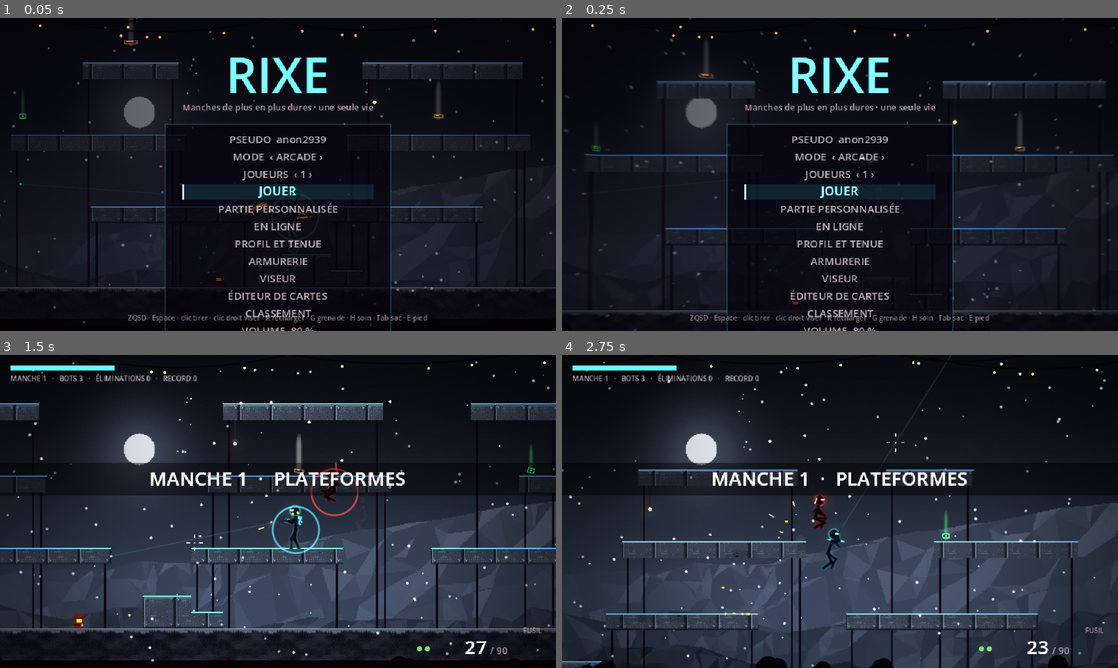
Above: before the commit, frames 1-4 (two rows, left to right).
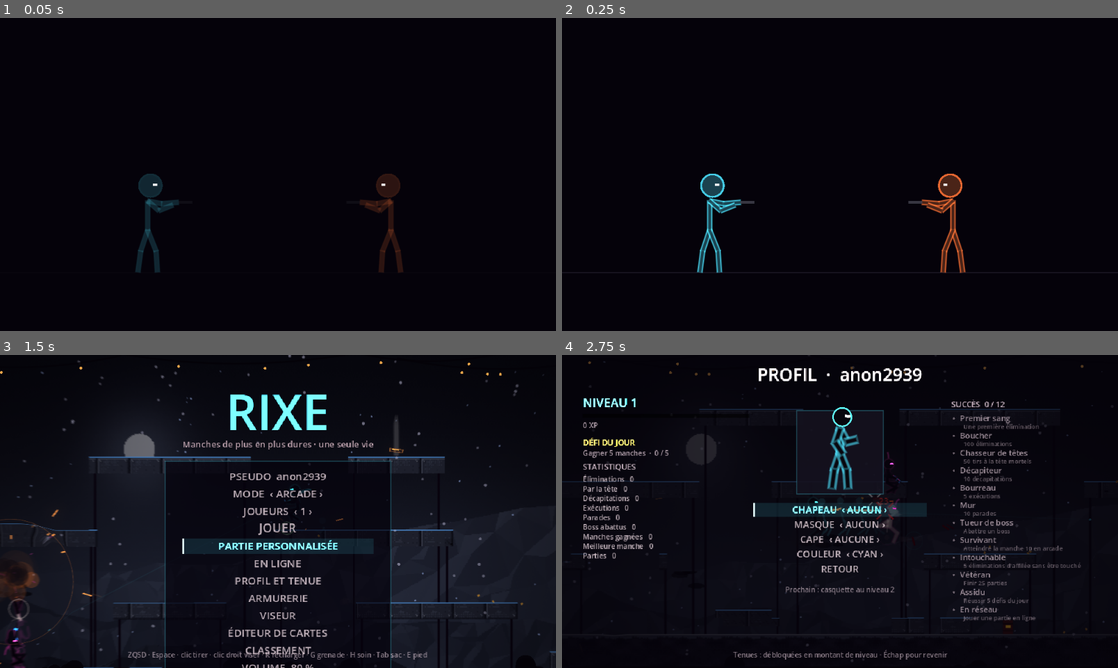
Above: after the commit, the same moments.

Repository: Chrlstopher-c/rixe
Game: Godot game, scene res://game/main.tscn
The game is run twice, just before and just after one commit, with the same random seed, the same clock (stepped at 60 frames per second) and the same inputs.
Inputs (mouse positions are in pixels of both pictures, inside the frame that each line leads up to):
- Up to frame 1 (0.05 s): no input
- Up to frame 2 (0.25 s): no input
- Up to frame 3 (1.5 s): tap Enter at 0.5 s; move the mouse to (400, 495) at 0.52 s; hold D (right) 0.53-1.25 s; tap Space at 0.6 s; click (400, 495) at 0.67 s; tap W (jump) at 0.77 s; drag from (166, 527) to (250, 574) at 1.27 s
- Up to frame 4 (2.75 s): move the mouse to (895, 442) at 2.02 s; hold D (right) from 2.03 s (still down); tap Mouse wheel up (cycle) at 2.1 s; click (895, 442) at 2.17 s; tap Space at 2.3 s

The runs differ from the first frame. In frame 1, 26% of the frame differs, in the area x 0-100%, y 0-100%; in frame 2, 28%; in frame 3, 48%; in frame 4, 60%.

Commit message:
Intro animée au lancement à la place du logo Godot
Co-Authored-By: Claude Opus 5.5 (1M context) <noreply@anthropic.com>
Claude-Session: https://claude.ai/code/session_019E4BjX7ceCbkbFqNjaL8nD

Diff:
--- a/game/main.gd
+++ b/game/main.gd
@@ -66,6 +66,8 @@
 	if attract:
 		_hud.visible = false
 		_menu.show_title()
+		if Settings.persist:
+			add_child(Intro.new())
 	_start_round()
 
 
--- /dev/null
+++ b/hud/intro.gd
@@ -0,0 +1,219 @@
+class_name Intro
+extends CanvasLayer
+## Intro au lancement (à la place du logo Godot) : un tireur abat un stickman d'une balle dans la tête, puis le titre
+## RIXE s'abat lettre par lettre et saigne ; fondu vers l'écran titre. Une touche ou un clic la passe.
+
+signal finished
+
+const BG := Color(0.02, 0.01, 0.04)
+const SHOT := 0.55
+const HIT := 0.62
+const LETTERS := 1.05
+const LETTER_GAP := 0.13
+const FADE := 3.0
+const END := 3.5
+const FLOOR := 292.0
+const SCALE := 3.2
+const SHOOTER := Color(0.3, 0.9, 1.0)
+const VICTIM := Color(1.0, 0.45, 0.2)
+const POSE := {"head": Vector2(1, -31), "shoulder": Vector2(0, -25.5), "hip": Vector2(0, -15),
+	"knee0": Vector2(-2.5, -7.5), "foot0": Vector2(-3.5, 0), "knee1": Vector2(3, -7.5), "foot1": Vector2(3.5, 0),
+	"elbow0": Vector2(5, -24.5), "hand0": Vector2(11, -25), "elbow1": Vector2(4, -22), "hand1": Vector2(9, -24)}
+const BONES := [["hip", "shoulder"], ["hip", "knee0"], ["knee0", "foot0"], ["hip", "knee1"], ["knee1", "foot1"],
+	["shoulder", "elbow0"], ["elbow0", "hand0"], ["shoulder", "elbow1"], ["elbow1", "hand1"]]
+
+var t := 0.0
+var _canvas := Control.new()
+var _font: Font = ThemeDB.fallback_font
+var _blood: Array[Dictionary] = []
+var _head := {}
+var _shake := 0.0
+var _played := {}
+var _drips: Array[Vector3] = []
+
+
+func _ready() -> void:
+	layer = 60
+	process_mode = Node.PROCESS_MODE_ALWAYS
+	_canvas.set_anchors_preset(Control.PRESET_FULL_RECT)
+	_canvas.mouse_filter = Control.MOUSE_FILTER_STOP
+	_canvas.draw.connect(_draw_intro)
+	add_child(_canvas)
+
+
+func skip() -> void:
+	t = maxf(t, FADE)
+
+
+func _input(event: InputEvent) -> void:
+	if (event is InputEventKey or event is InputEventMouseButton or event is InputEventJoypadButton) \
+			and event.is_pressed():
+		skip()
+	if event is InputEventKey or event is InputEventMouseButton or event is InputEventJoypadButton:
+		get_viewport().set_input_as_handled()
+
+
+func _process(delta: float) -> void:
+	var dt := minf(delta, 0.05)
+	t += dt
+	_shake = maxf(_shake - dt * 2.5, 0.0)
+	_cue(SHOT, "rifle", 2.0)
+	if _cue(HIT, "headshot", 4.0):
+		_burst()
+	for i in 4:
+		if _cue(LETTERS + i * LETTER_GAP, "impact", 2.0):
+			_shake = 0.35 if i < 3 else 0.7
+	_cue(LETTERS + 3 * LETTER_GAP, "gore", 0.0)
+	_step_blood(dt)
+	if t >= END:
+		finished.emit()
+		queue_free()
+		return
+	_canvas.queue_redraw()
+
+
+## Joue un son une seule fois quand le temps passe `at` ; vrai à ce moment-là.
+func _cue(at: float, sound: String, db: float) -> bool:
+	if t < at or _played.has(at):
+		return false
+	_played[at] = true
+	if t < FADE:
+		Sfx.play_ui(sound, db)
+	return true
+
+
+func _burst() -> void:
+	_shake = 0.6
+	var at := _victim_at() + POSE.head * Vector2(-SCALE, SCALE)
+	_head = {"p": at, "v": Vector2(150, -260), "r": 0.0}
+	for i in 46:
+		var v := Vector2.from_angle(randf_range(-1.1, 0.5)) * randf_range(60, 340)
+		_blood.append({"p": at, "v": v, "s": randf_range(1.0, 2.6), "rest": false})
+
+
+func _step_blood(dt: float) -> void:
+	for b in _blood:
+		if b.rest:
+			continue
+		b.v.y += 620.0 * dt
+		b.p += b.v * dt
+		if b.p.y >= FLOOR:
+			b.p.y = FLOOR
+			b.rest = true
+	if not _head.is_empty() and _head.p.y < FLOOR - 5.0:
+		_head.v.y += 620.0 * dt
+		_head.p += _head.v * dt
+		_head.r += dt * 9.0
+	for i in _drips.size():
+		_drips[i].z = minf(_drips[i].z + dt * 26.0, 40.0)
+
+
+func _victim_at() -> Vector2:
+	return Vector2(_canvas.size.x * 0.5 + 130.0, FLOOR)
+
+
+func _draw_intro() -> void:
+	var s := _canvas.size
+	var fade := clampf((t - FADE) / (END - FADE), 0.0, 1.0)
+	var a := 1.0 - fade
+	_canvas.draw_rect(Rect2(Vector2.ZERO, s), Color(BG, a))
+	var off := Vector2(randf_range(-1, 1), randf_range(-1, 1)) * _shake * 6.0
+	_canvas.draw_set_transform(off)
+	var appear := clampf(t / 0.35, 0.0, 1.0) * a
+	_canvas.draw_line(Vector2(0, FLOOR + 1), Vector2(s.x, FLOOR + 1), Color(0.25, 0.22, 0.3, 0.5 * appear), 1.0)
+	var shooter := Vector2(s.x * 0.5 - 150.0, FLOOR)
+	_draw_figure(shooter, 1.0, SHOOTER, 0.0, true, appear)
+	var fall := clampf((t - HIT) / 0.45, 0.0, 1.0)
+	_draw_figure(_victim_at(), -1.0, VICTIM, ease(fall, 2.2) * 1.45, t < HIT, appear)
+	_draw_shot(shooter, a)
+	for b in _blood:
+		_canvas.draw_rect(Rect2(b.p, Vector2(b.s, b.s if not b.rest else b.s * 0.6)), Color(1.4, 0.06, 0.08, a))
+	if not _head.is_empty():
+		_canvas.draw_circle(_head.p, 4.4 * SCALE, Color(VICTIM * 1.4, 0.9 * a))
+		_canvas.draw_circle(_head.p, 3.7 * SCALE, Color(0.035, 0.03, 0.055, a))
+	_draw_title(s, a)
+	_canvas.draw_set_transform(Vector2.ZERO)
+
+
+func _draw_figure(at: Vector2, facing: float, col: Color, tilt: float, with_head: bool, a: float) -> void:
+	var j := {}
+	for k: String in POSE:
+		j[k] = at + (POSE[k] * Vector2(facing * SCALE, SCALE)).rotated(tilt * -facing)
+	var dark := Color(0.035, 0.03, 0.055, a)
+	for b in BONES:
+		_canvas.draw_line(j[b[0]], j[b[1]], Color(col * 1.5, 0.85 * a), 3.4 * SCALE * 0.5, true)
+		_canvas.draw_line(j[b[0]], j[b[1]], dark, 2.2 * SCALE * 0.5, true)
+	var hand: Vector2 = j.hand0
+	_canvas.draw_line(hand, hand + Vector2(facing * 16.0, 0).rotated(tilt * -facing), Color(0.3, 0.3, 0.35, a), 3.0)
+	if with_head:
+		_canvas.draw_circle(j.head, 4.4 * SCALE, Color(col * 1.5, 0.85 * a))
+		_canvas.draw_circle(j.head, 3.7 * SCALE, dark)
+		_canvas.draw_line(j.head + Vector2(facing * 3.0, -1), j.head + Vector2(facing * 8.0, -1), col * 3.0, 2.0)
+	elif t >= HIT:
+		_canvas.draw_circle(j.shoulder + (j.shoulder - j.hip).normalized() * 6.0, 3.0, Color(1.4, 0.06, 0.08, a))
+
+
+func _draw_shot(shooter: Vector2, a: float) -> void:
+	if t < SHOT or t > HIT + 0.12:
+		return
+	var muzzle := shooter + POSE.hand0 * SCALE + Vector2(16, 0)
+	var target := _victim_at() + POSE.head * Vector2(-SCALE, SCALE)
+	var k := clampf((t - SHOT) / (HIT - SHOT), 0.0, 1.0)
+	var fade := 1.0 - clampf((t - HIT) / 0.12, 0.0, 1.0)
+	_canvas.draw_line(muzzle, muzzle.lerp(target, k), Color(2.6, 2.2, 1.4, fade * a), 2.0)
+	if t < SHOT + 0.06:
+		_canvas.draw_circle(muzzle, 7.0, Color(3.0, 2.4, 1.2, a))
+
+
+## Le titre : chaque lettre tombe de haut et grossie, avec un décalage rouge / cyan, puis saigne.
+func _draw_title(s: Vector2, a: float) -> void:
+	var size := 116
+	var word := "RIXE"
+	var total := _font.get_string_size(word, HORIZONTAL_ALIGNMENT_LEFT, -1, size).x + 3 * 12.0
+	var x := (s.x - total) * 0.5
+	var base_y := 140.0
+	_draw_smear(Vector2(s.x * 0.5, base_y - size * 0.32), total + 60.0, a)
+	for i in word.length():
+		var ch := word[i]
+		var w := _font.get_string_size(ch, HORIZONTAL_ALIGNMENT_LEFT, -1, size).x
+		var k := clampf((t - LETTERS - i * LETTER_GAP) / 0.12, 0.0, 1.0)
+		if k > 0.0:
+			if k >= 1.0 and _drips.size() < 14 and randf() < 0.12:
+				_drips.append(Vector3(x + randf_range(4, w - 4), base_y + 4.0, 0.0))
+			var sc := lerpf(2.4, 1.0, ease(k, 0.4))
+			var center := Vector2(x + w * 0.5, base_y - size * 0.35)
+			_canvas.draw_set_transform(center + Vector2(randf_range(-1, 1), 0) * _shake * 6.0, 0.0, Vector2(sc, sc))
+			var p := Vector2(-w * 0.5, size * 0.35)
+			var spread := 2.0 + _shake * 6.0
+			_canvas.draw_string(_font, p + Vector2(-spread, 0), ch, HORIZONTAL_ALIGNMENT_LEFT, -1, size,
+				Color(2.0, 0.1, 0.15, 0.6 * k * a))
+			_canvas.draw_string(_font, p + Vector2(spread, 0), ch, HORIZONTAL_ALIGNMENT_LEFT, -1, size,
+				Color(0.2, 1.4, 2.0, 0.5 * k * a))
+			_canvas.draw_string(_font, p, ch, HORIZONTAL_ALIGNMENT_LEFT, -1, size, Color(1.6, 1.5, 1.5, k * a))
+		x += w + 12.0
+	_canvas.draw_set_transform(Vector2.ZERO)
+	for d in _drips:
+		_canvas.draw_line(Vector2(d.x, d.y), Vector2(d.x, d.y + d.z), Color(1.3, 0.05, 0.08, a), 2.0)
+		_canvas.draw_circle(Vector2(d.x, d.y + d.z), 1.6, Color(1.3, 0.05, 0.08, a))
+	var tag := clampf((t - 2.1) / 0.4, 0.0, 1.0) * a
+	_canvas.draw_string(_font, Vector2(0, base_y + 44.0), "COMBATS DE STICKMEN", HORIZONTAL_ALIGNMENT_CENTER, s.x,
+		14, Color(1, 0.9, 0.95, 0.75 * tag))
+
+
+## Traînée de sang derrière le titre, tirée d'un coup au dernier impact.
+func _draw_smear(center: Vector2, width: float, a: float) -> void:
+	var k := clampf((t - LETTERS - 3 * LETTER_GAP) / 0.18, 0.0, 1.0)
+	if k <= 0.0:
+		return
+	var rng := RandomNumberGenerator.new()
+	rng.seed = 7
+	var left := center.x - width * 0.5
+	var top := PackedVector2Array()
+	var bottom := PackedVector2Array()
+	for i in 25:
+		var x := left + width * k * i / 24.0
+		var h := 34.0 * sin(PI * i / 24.0) + rng.randf_range(4, 12)
+		top.append(Vector2(x, center.y - h * 0.5 + rng.randf_range(-3, 3)))
+		bottom.append(Vector2(x, center.y + h * 0.5 + rng.randf_range(-3, 3)))
+	bottom.reverse()
+	_canvas.draw_colored_polygon(top + bottom, Color(0.55, 0.02, 0.04, 0.85 * a))
--- a/project.godot
+++ b/project.godot
@@ -6,6 +6,8 @@
 config/version="3.2.1"
 run/main_scene="res://game/main.tscn"
 config/features=PackedStringArray("4.7", "Forward Plus")
+boot_splash/show_image=false
+boot_splash/bg_color=Color(0.02, 0.01, 0.04, 1)
 
 [autoload]
 
--- a/tests/test_menu.gd
+++ b/tests/test_menu.gd
@@ -3,7 +3,7 @@
 
 
 func names() -> Array[String]:
-	return ["menu", "lobby", "crosshair", "nick", "custom", "replay_photo", "editor"]
+	return ["menu", "lobby", "crosshair", "nick", "custom", "replay_photo", "editor", "intro"]
 
 
 func _key(code: Key) -> void:
@@ -241,3 +241,22 @@
 	DirAccess.remove_absolute("user://cartes/zz-test-editeur.json")
 	main._to_title()
 	main.attract = true
+
+
+func test_intro(t: Node) -> void:
+	var intro := Intro.new()
+	t.main.add_child(intro)
+	var ref: WeakRef = weakref(intro)
+	await t.frames(150)
+	t.check(intro._head.size() > 0 and intro._blood.size() > 0, "intro : le tir décapite la cible")
+	var done: bool = await t.until(func() -> bool: return ref.get_ref() == null, 600)
+	t.check(done, "intro : se termine seule et laisse la place au titre")
+	intro = Intro.new()
+	t.main.add_child(intro)
+	ref = weakref(intro)
+	var ev := InputEventKey.new()
+	ev.keycode = KEY_SPACE
+	ev.pressed = true
+	intro._input(ev)
+	var skipped: bool = await t.until(func() -> bool: return ref.get_ref() == null, 90)
+	t.check(skipped, "intro : une touche la passe")
Not shown, added: hud/intro.gd.uid
Not shown, changed: ARBORESCENCE.md
Not shown, changed: README.md
Not shown, changed: STATE.md
Not shown, changed: TODO.md
